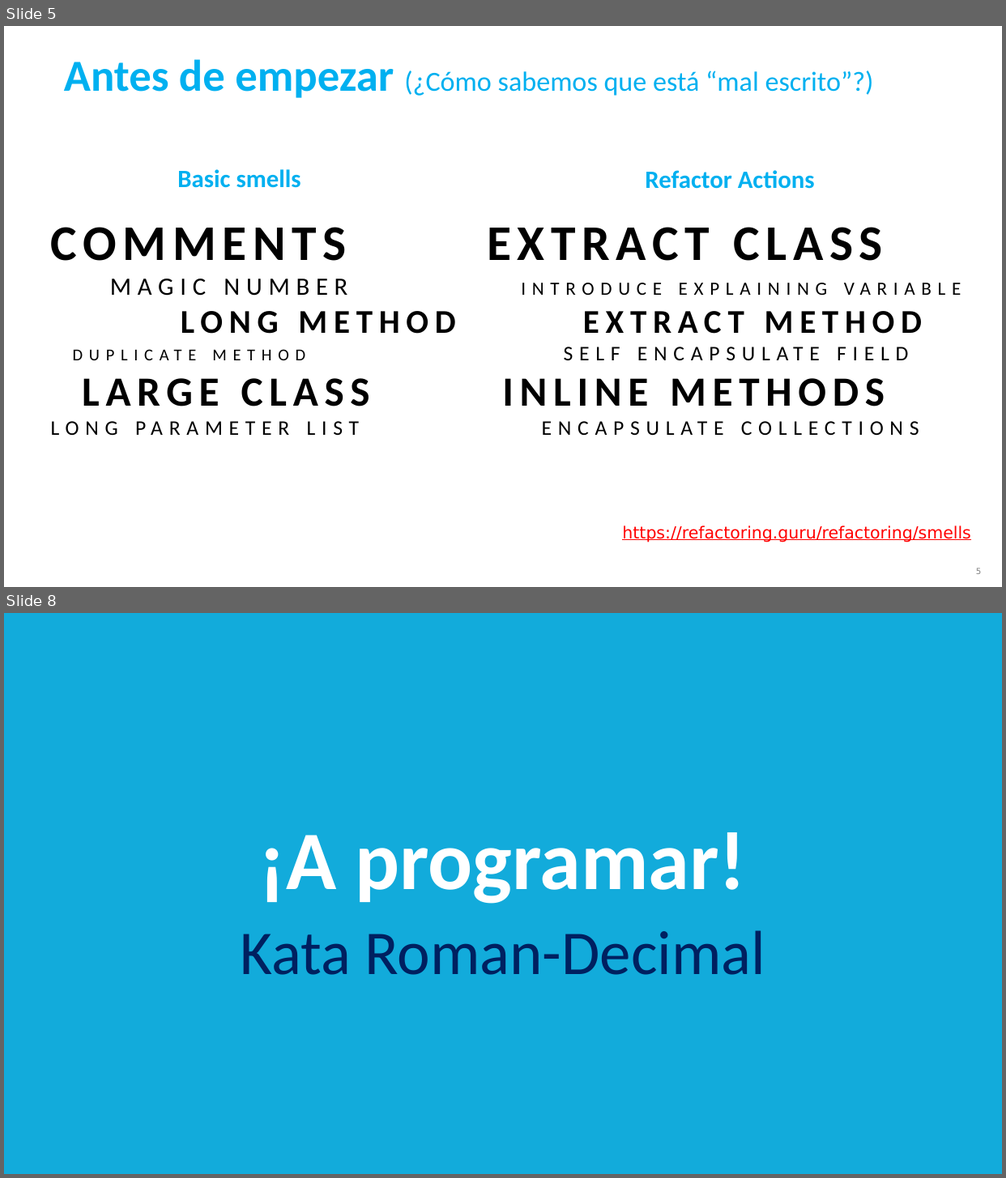
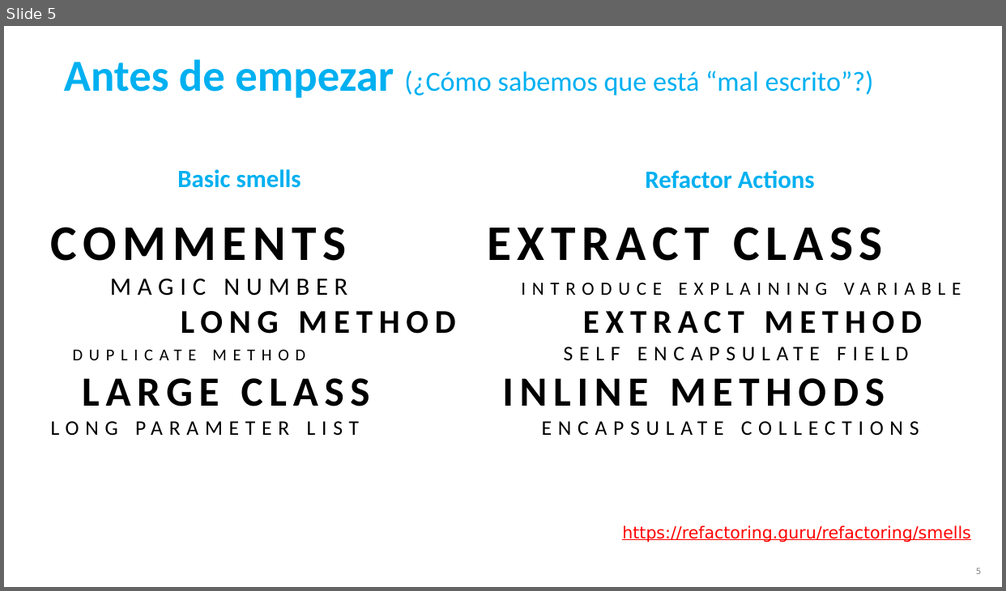
Before and after one commit to ccsw-csd/kata-roman-decimal, a slide deck: Kata Roman-Decimal.pptx. Shown one above the other, each under a label of ours: slides 5 and 8 before the commit, slide 5 after it; the slides between them are not shown. The pictures are 1006x1178 and 1006x591 pixels, drawn with LibreOffice and Linux fonts; fonts in the diff are those of the drawing. Boxes give left, top, right and bottom in pixels: in the first picture for what was removed or moved away, otherwise in the second. Text is boxed around its words. In the diff, an @@ line names an element or a change of style, - is before the commit and + after.

```diff
--- a/Kata Roman-Decimal.pptx
+++ b/Kata Roman-Decimal.pptx
@@ slide 8 removed at bbox=[4, 613, 1002, 1174], background #12ABDB @@
@@ title removed at bbox=[259, 833, 746, 904] @@
-¡A programar!
@@ subtitle removed at bbox=[240, 931, 765, 975] @@
-Kata Roman-Decimal
```
Also in this commit, not shown: 3 slides changed, 3 slides added.
